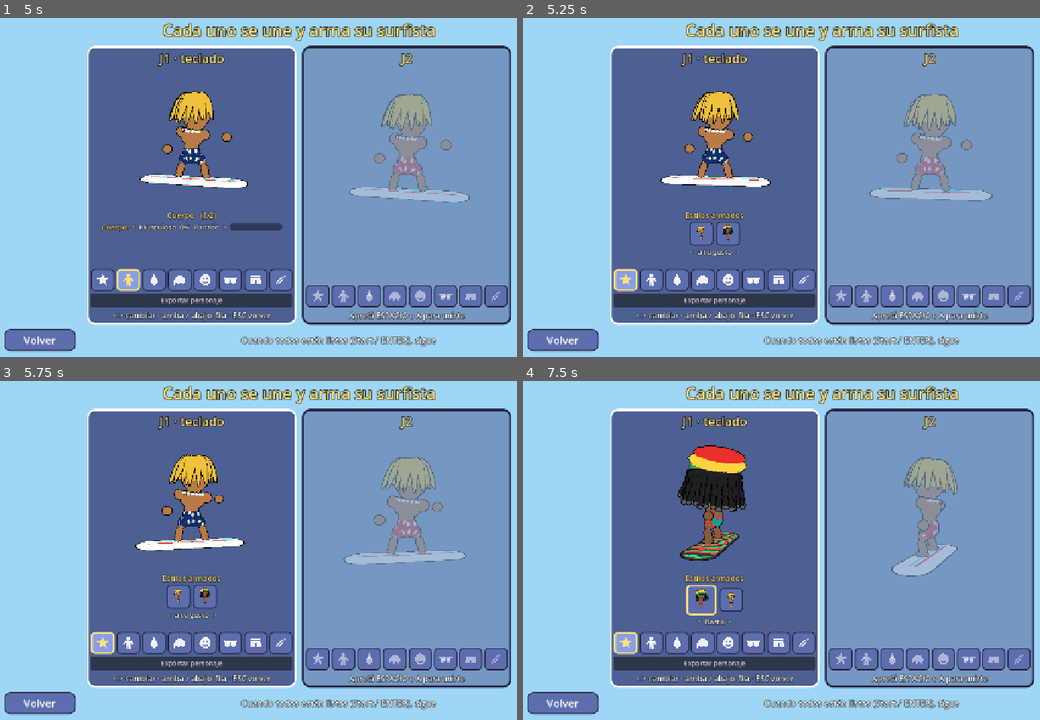
Above: before the commit, frames 1-4 (two rows, left to right).
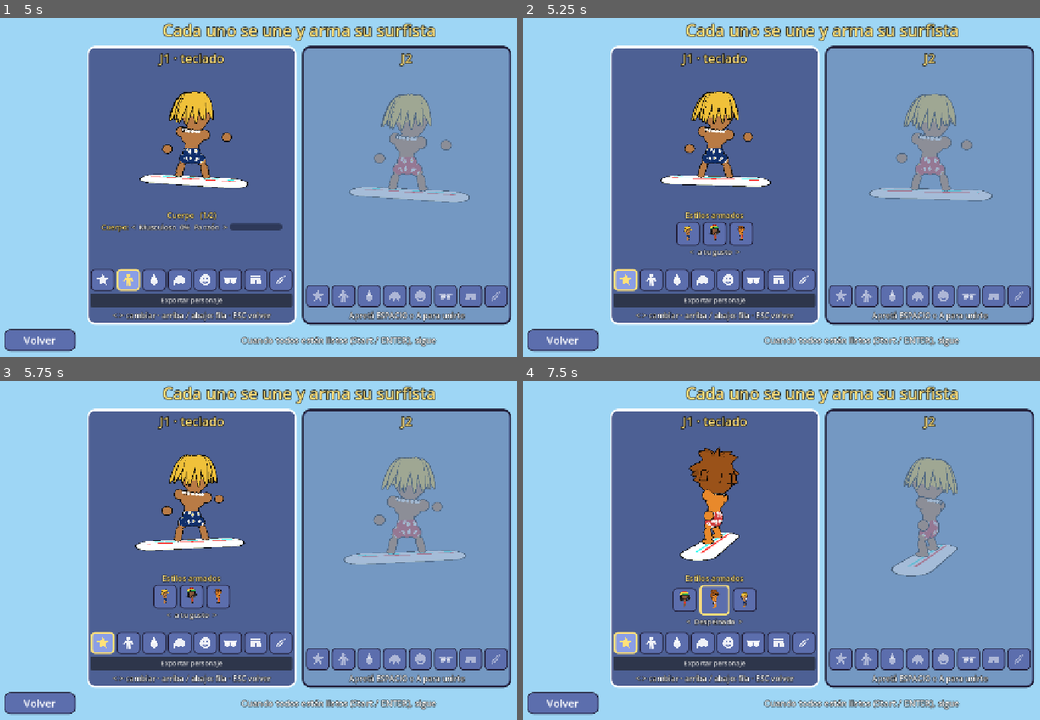
Above: after the commit, the same moments.

Repository: asimplesurfer/simplesurf
Game: Godot game, scene res://ui/menus/character_select.tscn
The game is run twice, just before and just after one commit, with the same random seed, the same clock (stepped at 60 frames per second) and the same inputs. Sound files missing from this copy of the repository are replaced by a short silence.
Inputs (mouse positions are in pixels of both pictures, inside the frame that each line leads up to):
- Up to frame 1 (5 s): click "JUGAR" at 0.5 s; click "<" at 1.25 s; click ">" at 2 s; click "¡Vamos!" at 2.75 s; tap Enter at 3.5 s; move the mouse to (434, 167) at 3.52 s; hold D (p1_right) 3.53-4.25 s; hold Space (p1_a) 3.53-4.25 s; click (434, 167) at 3.67 s; drag from (175, 201) to (268, 255) at 4.27 s
- Up to frame 2 (5.25 s): click (626, 279) at 5.02 s
- Up to frame 3 (5.75 s): no input
- Up to frame 4 (7.5 s): move the mouse to (884, 472) at 5.77 s; hold D (p1_right) 5.78-6.5 s; tap Shift (p1_drift) at 5.85 s; drag from (791, 618) to (641, 496) at 6.52 s; move the mouse to (1003, 601) at 7.27 s; hold A (p1_left) from 7.28 s (still down); tap T (p1_storm) at 7.35 s

Frame 1 is identical in both runs. In frame 2, 0.6% of the frame differs, in the area x 29-45%, y 60-67%; in frame 3, 0.6%; in frame 4, 3.8%, in the area x 28-46%, y 18-73%.

Commit message:
Personalización (en progreso): piel bronceada, pelo caramelo, despeinado, anteojos envolventes, dientes en cordón blanco, flores grandes y cordón del short
Primer intento de piezas para el estilo "Despeinado". El pelo y los
anteojos todavía no se parecen al dibujo de referencia: se van a rehacer
con formas calcadas o modelos.

Co-Authored-By: Claude Opus 5.5 <noreply@anthropic.com>
Claude-Session: https://claude.ai/code/session_0158oNfK7XFXQhYVUiWF995y

Diff:
--- a/characters/avatar_features.gd
+++ b/characters/avatar_features.gd
@@ -23,6 +23,8 @@
 ## Aros de anteojos (fino y grueso).
 var _ring: TorusMesh
 var _ring_thick: TorusMesh
+## Mechón: una hoja que se afina hasta la punta y se curva hacia +X.
+var _lock: ArrayMesh
 var _materials: Dictionary = {}
 ## Raíz del personaje (la pone SurferKit): el contorno se mide ahí, así tiene
 ## el mismo grosor que el del cuerpo aunque la cabeza esté agrandada.
@@ -41,7 +43,7 @@
 ## Transformación extra para las piezas (agrandar el sombrero sobre pelos grandes).
 var _extra_xf := Transform3D.IDENTITY
 ## Pelos voluminosos: el sombrero va más grande y más arriba (si no, lo tapan).
-const BIG_HAIR := [2, 3, 4, 5, 12, 13, 14]
+const BIG_HAIR := [2, 3, 4, 5, 12, 13, 14, 15]
 ## Rastas (peinado 14).
 const DREADS := 14
 ## Ancho y fondo del pecho (para el collar).
@@ -73,6 +75,7 @@
 	_ring.outer_radius = 1.0
 	_ring.rings = 20
 	_ring.ring_segments = 6
+	_lock = _make_lock()
 	_ring_thick = TorusMesh.new()
 	_ring_thick.inner_radius = 0.7
 	_ring_thick.outer_radius = 1.0
@@ -164,6 +167,14 @@
 		7:
 			# Cuentas rasta: rojo, amarillo y verde.
 			_necklace(24, 0.045, [Color("#e8302a"), Color("#ffd23f"), Color("#2fa84f")])
+		9:
+			# Cordón blanco ajustado y dos dientes de tiburón en el medio.
+			_necklace(40, 0.02, [WHITE])
+			for side in [-1.0, 1.0]:
+				var a: float = side * 0.17
+				var pos := _neck_at(a) + Vector3(0.0, -0.055, 0.015)
+				_piece(_cone, pos + Vector3(0.0, -0.02, 0.0), Vector3(0.04, 0.08, 0.02), WHITE, true,
+					Basis(Vector3.UP, a) * Basis(Vector3.RIGHT, PI - 0.25) * Basis(Vector3.BACK, side * 0.35))
 		8:
 			# Paz y amor: cordón de cuero y el símbolo de la paz.
 			_necklace(34, 0.02, [Color("#7a4a24")])
@@ -180,11 +191,35 @@
 	_commit()
 
 
+## Altura y fondo del moño del short (en radios de la cadera).
+const TIE_HEIGHT := 0.75
+const TIE_DEPTH := 1.0
 ## Cadera: el estampado del short ya no se arma con piezas (se pinta en la
 ## tela, ver shorts_pattern.gdshader); queda el grupo por si se agrega algo.
-func build_hips(group: Node3D, _data: CharacterData, _radii: Vector3) -> void:
+func build_hips(group: Node3D, data: CharacterData, radii: Vector3) -> void:
 	_begin(group)
+	var tie := data.get_option("shorts_tie")
+	if tie > 0:
+		var color := WHITE
+		if tie == 2:
+			color = BLACK
+		elif tie == 3:
+			color = data.accent("shorts_pattern_color")
+		_shorts_tie(radii, color)
 	_commit()
+
+
+## Cordón del short: un moño adelante, arriba, con las dos puntas colgando.
+func _shorts_tie(radii: Vector3, color: Color) -> void:
+	var c := Vector3(0.0, radii.y * TIE_HEIGHT, radii.z * TIE_DEPTH)
+	_piece(_sphere, c, Vector3(0.022, 0.022, 0.016), color, true)
+	for side in [-1.0, 1.0]:
+		# Las dos orejas del moño.
+		_piece(_sphere, c + Vector3(side * 0.04, 0.005, 0.0), Vector3(0.04, 0.02, 0.012), color, true,
+			Basis(Vector3.BACK, side * 0.25))
+		# Las puntas, cayendo un poco abiertas.
+		_piece(_sphere, c + Vector3(side * 0.022, -0.065, 0.006), Vector3(0.012, 0.06, 0.01), color, true,
+			Basis(Vector3.BACK, side * 0.22))
 
 
 # ---------------------------------------------------------------- cabeza
@@ -348,6 +383,27 @@
 			for side in [-1.0, 1.0]:
 				_piece(_sphere, Vector3(side * 0.44, 0.12, 0.12), Vector3(0.012, 0.012, 0.18), frame, false,
 					Basis(Vector3.UP, side * 0.35))
+		13:
+			# Envolventes: un solo vidrio azul espejado que rodea la cara, con
+			# brillos celestes en diagonal y patillas negras.
+			var lens := Color("#2c58c9")
+			var top := Color("#1d2f7a")
+			for side in [-1.0, 1.0]:
+				var c := _eye_pos(side) + Vector3(side * 0.02, 0.0, 0.03)
+				var n := (c - Vector3(0.0, 0.1, 0.0)) * Vector3(1.0, 0.0, 1.0)
+				var turn := Basis(Vector3.UP, atan2(n.x, n.z))
+				_piece(_sphere, c, Vector3(0.17, 0.085, 0.045), lens, true, turn * Basis(Vector3.BACK, side * -0.1))
+				# Franja de arriba más oscura (degradé).
+				_piece(_sphere, c + Vector3(0.0, 0.04, 0.02), Vector3(0.13, 0.025, 0.03), top, false, turn)
+				# Brillos.
+				for j in 2:
+					_piece(_sphere, c + Vector3(-0.03 + j * 0.06, -0.005, 0.045), Vector3(0.012, 0.06 - j * 0.02, 0.01),
+						Color("#bfe3ff"), false, turn * Basis(Vector3.BACK, -0.6))
+				# Patilla hacia la oreja.
+				_piece(_sphere, Vector3(side * 0.45, 0.13, 0.1), Vector3(0.014, 0.016, 0.2), BLACK, false,
+					Basis(Vector3.UP, side * 0.35))
+			# Puente: une los dos lados (un solo vidrio).
+			_piece(_sphere, _face(0.0, 0.13, 0.07), Vector3(0.12, 0.06, 0.03), lens, true)
 		10:
 			# Snorkel: antiparras de buceo y el tubo al costado.
 			_piece(_sphere, _face(0.0, 0.1, 0.06), Vector3(0.38, 0.17, 0.05), Color("#2fbfb0"))
@@ -535,10 +591,12 @@
 			# Rastas: tiras gruesas con nudos que cuelgan alrededor de la cabeza
 			# (la raíz y el volumen van en _dread_roots, fijos a la cabeza).
 			_dread_strands(hair)
+		15:
+			_shaggy(hair)
 
 
 ## Anteojos oscuros: detrás no se ven los ojos.
-const OPAQUE_GLASSES := [1, 5, 6, 7, 8, 10, 11, 12]
+const OPAQUE_GLASSES := [1, 5, 6, 7, 8, 10, 11, 12, 13]
 ## Rojo, amarillo y verde (de arriba a abajo).
 const RASTA := [Color("#e8302a"), Color("#ffd23f"), Color("#2fa84f")]
 
@@ -721,6 +779,102 @@
 		i += 1
 
 
+## Despeinado: mucho volumen, mechones en punta para todos lados (arriba y a
+## los costados) y un flequillo de puntas que cae hasta los anteojos.
+func _shaggy(hair: Color) -> void:
+	var dark := hair.darkened(0.12)
+	var vol := Vector3(0.6, 0.5, 0.54)
+	var center := Vector3(0.0, 0.26, -0.05)
+	# Volumen: más ancho que la cabeza, y atrás hasta la nuca.
+	_piece(_sphere, center, vol, hair)
+	_piece(_sphere, Vector3(0.0, -0.02, -0.2), Vector3(0.56, 0.46, 0.38), hair)
+	# Arriba: mechones anchos que se levantan y se doblan hacia afuera.
+	for k in 7:
+		var a := lerpf(-1.25, 1.25, k / 6.0)
+		var d := Vector3(sin(a) * 0.6, 0.9, -0.15 + 0.25 * cos(a * 1.3)).normalized()
+		var root := center + _on_ellipsoid(vol, d, -0.08)
+		var out := Vector3(sin(a), 0.0, -0.3).normalized()
+		_lock_piece(root, d + out * 0.55, 0.36 + 0.06 * absf(cos(k * 1.7)), 0.26,
+			out + Vector3(0.0, -0.3, 0.0), dark if k % 3 == 1 else hair)
+	# Atrás: caen hacia la nuca, abiertos.
+	for k in 5:
+		var a := lerpf(-1.0, 1.0, k / 4.0)
+		var root := Vector3(sin(a) * 0.4, 0.15, -0.38 - 0.05 * cos(a))
+		var dir := Vector3(sin(a) * 0.5, -1.0, -0.45)
+		_lock_piece(root, dir, 0.36, 0.26, Vector3(sin(a), 0.4, -0.3), hair)
+	# Costados: a la altura de las orejas, hacia afuera y abajo, con la punta
+	# que se levanta (como en el dibujo).
+	for side in [-1.0, 1.0]:
+		for k in 3:
+			var root := Vector3(side * (0.42 - k * 0.03), 0.32 - k * 0.15, 0.0 - k * 0.07)
+			var dir := Vector3(side * 0.9, -0.45 - k * 0.2, 0.05)
+			_lock_piece(root, dir, 0.4 - k * 0.04, 0.26, Vector3(0.0, 1.0, 0.1),
+				dark if k == 1 else hair)
+	# Flequillo: mechones que caen sobre la frente hasta los anteojos, con la
+	# punta para un costado.
+	for k in 5:
+		var x := lerpf(-0.32, 0.32, k / 4.0)
+		var y0 := 0.42
+		var front := vol.z * sqrt(maxf(0.0, 1.0 - pow(x / vol.x, 2.0) - pow((y0 - center.y) / vol.y, 2.0))) \
+			+ center.z
+		var root := Vector3(x, y0, maxf(front, _face(x, y0).z) - 0.04)
+		var lean := x * 0.8 + 0.15 * sin(k * 2.3)
+		var len := 0.32 + 0.05 * (1.0 - absf(x) / 0.32)
+		_lock_piece(root, Vector3(lean, -1.0, 0.35), len, 0.2,
+			Vector3(1.0 if (k % 2 == 0) == (x < 0.0) else -1.0, 0.0, 0.0), hair)
+
+
+## Malla del mechón: de y = -1 (raíz, ancha) a y = 1 (punta), chata (de
+## frente es ancha y de costado finita) y curvada hacia +X al final, como los
+## mechones de pelo de dibujo animado.
+static func _make_lock() -> ArrayMesh:
+	var st := SurfaceTool.new()
+	st.begin(Mesh.PRIMITIVE_TRIANGLES)
+	var rings := 7
+	var sides := 8
+	var pts := []
+	for i in rings + 1:
+		var t := i / float(rings)
+		# Ancho: redondeado en la raíz y afinándose hasta la punta.
+		var r := sin(minf(t * 3.0, 1.0) * PI * 0.5) * 0.5 + 0.5
+		r *= pow(1.0 - t, 0.9)
+		var center := Vector3(0.55 * t * t, -1.0 + 2.0 * t, 0.0)
+		var ring := []
+		for j in sides:
+			var a := j * TAU / sides
+			ring.append(center + Vector3(cos(a) * r, 0.0, sin(a) * r * 0.32))
+		pts.append(ring)
+	for i in rings:
+		for j in sides:
+			var a: Vector3 = pts[i][j]
+			var b: Vector3 = pts[i][(j + 1) % sides]
+			var c: Vector3 = pts[i + 1][j]
+			var d: Vector3 = pts[i + 1][(j + 1) % sides]
+			for v in [a, b, c, b, d, c]:
+				st.add_vertex(v)
+	# Tapa de la raíz.
+	var base := Vector3(0.0, -1.0, 0.0)
+	for j in sides:
+		st.add_vertex(base)
+		st.add_vertex(pts[0][(j + 1) % sides])
+		st.add_vertex(pts[0][j])
+	st.index()
+	st.generate_normals()
+	return st.commit()
+
+
+## Un mechón desde `root` hacia `dir`, de largo `len` y ancho `width`; la
+## punta se curva hacia `bend`. Lo ancho del mechón mira hacia `face`.
+func _lock_piece(root: Vector3, dir: Vector3, len: float, width: float, bend: Vector3, color: Color) -> void:
+	var y := dir.normalized()
+	var x := bend - y * bend.dot(y)
+	if x.length() < 0.001:
+		x = y.cross(Vector3.FORWARD if absf(y.z) < 0.9 else Vector3.RIGHT)
+	x = x.normalized()
+	var z := x.cross(y)
+	_piece(_lock, root + y * len * 0.5, Vector3(width, len * 0.5, width), color, true, Basis(x, y, z))
+
+
 ## Pelo corto pegado a la cabeza (deja la cara a la vista).
 func _cap(hair: Color) -> void:
 	_piece(_sphere, Vector3(0.0, 0.2, -0.07), Vector3(0.54, 0.38, 0.5), hair)
@@ -807,7 +961,11 @@
 
 func _source_for(mesh: Mesh) -> Dictionary:
 	if not _source.has(mesh):
-		var arrays: Array = (mesh as PrimitiveMesh).get_mesh_arrays()
+		var arrays: Array
+		if mesh is PrimitiveMesh:
+			arrays = (mesh as PrimitiveMesh).get_mesh_arrays()
+		else:
+			arrays = mesh.surface_get_arrays(0)
 		_source[mesh] = {
 			"verts": arrays[Mesh.ARRAY_VERTEX],
 			"normals": arrays[Mesh.ARRAY_NORMAL],
--- a/characters/character_data.gd
+++ b/characters/character_data.gd
@@ -16,10 +16,11 @@
 	Color("#7bd16a"),
 	Color("#8fb8ff"),
 	Color("#b58be0"),
+	Color("#e8892c"),
 ]
 const SKIN_NAMES := [
 	"Clara", "Trigueña", "Morena", "Canela", "Oscura",
-	"Insolado", "Zombi", "Alien verde", "Alien azul", "Violeta",
+	"Insolado", "Zombi", "Alien verde", "Alien azul", "Violeta", "Bronceado",
 ]
 const SHORTS_COLORS := [
 	Color("#14306b"),
@@ -35,8 +36,10 @@
 const SHORTS_NAMES := ["Azul", "Rojo", "Amarillo", "Turquesa", "Violeta", "Negro", "Rosa", "Verde", "Blanco"]
 const SHORTS_PATTERNS := [
 	"Liso", "Flores", "Lunares", "Rayas", "Hawaiano", "Tie-dye", "Tres franjas", "Cuadros", "Olas",
-	"Rayas verticales", "Estrellas", "Llamas", "Camuflaje", "Zigzag",
-]
+	"Rayas verticales", "Estrellas", "Llamas", "Camuflaje", "Zigzag", "Flores grandes",
+]
+## Cordón del short (atado con moño adelante).
+const SHORTS_TIES := ["Sin cordón", "Cordón blanco", "Cordón negro", "Cordón del estampado"]
 const BOARD_COLORS := [
 	Color("#fff1c9"),
 	Color(1.0, 0.86, 0.3),
@@ -86,7 +89,7 @@
 ]
 const HAIR_STYLES := [
 	"Pelado", "Rapado", "Melena surfer", "Rulos", "Cresta", "Pinchos", "Moño", "Peluquín",
-	"Pelo largo", "Colita", "Dos colitas", "Carré", "Afro", "Rodetes", "Rastas",
+	"Pelo largo", "Colita", "Dos colitas", "Carré", "Afro", "Rodetes", "Rastas", "Despeinado",
 ]
 const HAIR_COLORS := [
 	Color("#f0c13a"),
@@ -97,8 +100,9 @@
 	Color("#ff7ac2"),
 	Color("#3fd16a"),
 	Color("#3b7bff"),
-]
-const HAIR_COLOR_NAMES := ["Rubio", "Castaño", "Negro", "Colorado", "Canoso", "Rosa", "Verde", "Azul"]
+	Color("#9a521c"),
+]
+const HAIR_COLOR_NAMES := ["Rubio", "Castaño", "Negro", "Colorado", "Canoso", "Rosa", "Verde", "Azul", "Caramelo"]
 const EYES := [
 	"Puntitos", "Saltones", "Bizcos", "Dormidos", "Desparejos",
 	"Con pestañas", "Brillosos", "Felices", "Guiño", "Enojados",
@@ -106,7 +110,7 @@
 const GLASSES := [
 	"Ninguno", "De sol", "Antiparras", "Redondos", "Monóculo",
 	"Aviador", "Corazones", "Estrellas", "Visera", "Parche pirata", "Snorkel", "Redondos de sol",
-	"Lentes de color",
+	"Lentes de color", "Envolventes",
 ]
 const NOSES := ["Ninguna", "Botón", "Narigón", "De payaso", "Larga"]
 const MOUTHS := [
@@ -119,7 +123,7 @@
 const EARS := ["Sin orejas", "Normales", "Grandes", "Dumbo"]
 const NECKLACES := [
 	"Nada", "Perlas", "Collar de flores", "Cadena de oro", "Dientes de tiburón", "Silbato", "Caracol",
-	"Cuentas rasta", "Paz y amor",
+	"Cuentas rasta", "Paz y amor", "Dientes en cordón blanco",
 ]
 ## Sombreros y gorros (de playa y de mar).
 const HATS := [
@@ -133,7 +137,7 @@
 const TOPS := ["Nada", "Bikini", "Musculosa"]
 
 ## Estilos armados (el primero es el surfista original del modelo 3D).
-const PRESET_NAMES := ["Surfista rubio", "Rasta"]
+const PRESET_NAMES := ["Surfista rubio", "Rasta", "Despeinado"]
 const PRESETS := [
 	{"weight": 0.0, "skin": 2, "head": 0, "hair": 2, "hair_color": 0,
 		"eyes": 0, "glasses": 1, "nose": 0, "mouth": 2, "extra": 0, "ears": 0, "neck": 1, "shorts": 0,
@@ -142,6 +146,10 @@
 		"eyes": 3, "glasses": 0, "hair": 14, "hair_color": 2, "hat": 9, "hat_color": 1, "head": 1, "mouth": 5,
 		"neck": 4, "nose": 0, "shorts": 3, "shorts_pattern": 8, "shorts_pattern_color": 0,
 		"shorts_pattern_color2": 3, "skin": 3, "top": 0, "weight": 0.2},
+	{"weight": 0.0, "skin": 10, "head": 0, "hair": 15, "hair_color": 8, "eyes": 0, "glasses": 13, "nose": 0,
+		"mouth": 2, "extra": 0, "ears": 0, "neck": 9, "hat": 0, "top": 0, "shorts": 1, "shorts_pattern": 14,
+		"shorts_pattern_color": 9, "shorts_tie": 1, "board": 0, "board_design": 1, "board_design_color": 0,
+		"board_design_color2": 4},
 ]
 
 ## Barra de cuerpo (0..1): 0 = musculoso ... 0.5 = normal ... 1 = panzón.
@@ -172,6 +180,7 @@
 @export var shorts_pattern_color2_index: int = 2
 @export var board_design_color_index: int = 0
 @export var board_design_color2_index: int = 4
+@export var shorts_tie_index: int = 0
 
 ## Nombre del campo -> [propiedad, lista de opciones] (para el menú y el guardado).
 ## Barras: nombre -> propiedad.
@@ -195,6 +204,7 @@
 	"shorts_pattern": ["shorts_pattern_index", SHORTS_PATTERNS],
 	"shorts_pattern_color": ["shorts_pattern_color_index", ACCENT_NAMES],
 	"shorts_pattern_color2": ["shorts_pattern_color2_index", ACCENT_NAMES],
+	"shorts_tie": ["shorts_tie_index", SHORTS_TIES],
 	"board": ["board_index", BOARD_NAMES],
 	"board_design": ["board_design_index", BOARD_DESIGNS],
 	"board_design_color": ["board_design_color_index", ACCENT_NAMES],
--- a/characters/shorts_pattern.gdshader
+++ b/characters/shorts_pattern.gdshader
@@ -153,6 +153,18 @@
 		float b = fract(w * 0.5);
 		if (b < 0.2) col = color1;
 		else if (b > 0.42 && b < 0.56) col = color2;
+	} else if (pattern == 14) {
+		// Flores grandes (tipo frangipani): cinco pétalos redondos separados
+		// por rayitas del color del short, alternadas.
+		vec2 c = vec2(u * 0.5, v * 0.5);
+		if (mod(floor(c.y), 2.0) > 0.5) c.x += 0.5;
+		vec2 id = floor(c);
+		vec2 h = hash2(cell_id(id, ring * 0.5));
+		vec2 q = fract(c) - (0.5 + (h - 0.5) * 0.16);
+		float a = atan(q.y, q.x) + h.x * 6.28;
+		float petal = 0.44 * (0.55 + 0.45 * abs(cos(a * 2.5)));
+		float gap = abs(sin(a * 2.5)) * length(q);
+		if (length(q) < petal && !(gap < 0.025 && length(q) > 0.06)) col = color1;
 	}
 	ALBEDO = col;
 }
--- a/tests/suites/test_characters.gd
+++ b/tests/suites/test_characters.gd
@@ -185,6 +185,28 @@
 	rasta.apply_preset(CharacterData.PRESET_NAMES.find("Rasta"))
 	_check(rasta.get_option("hair") == AvatarFeatures.DREADS and rasta.get_option("hat") == 9,
 		"estilo Rasta: rastas y gorro rasta")
+	# Estilo Despeinado: arma sus piezas propias (pelo, anteojos, collar y
+	# cordón del short), cada una con piezas en su grupo.
+	var shaggy := CharacterData.new()
+	shaggy.apply_preset(CharacterData.PRESET_NAMES.find("Despeinado"))
+	_check(shaggy.option_name("hair") == "Despeinado" and shaggy.option_name("glasses") == "Envolventes"
+		and shaggy.option_name("shorts_tie") == "Cordón blanco", "estilo Despeinado: pelo, anteojos y cordón")
+	var groups := {}
+	for g in ["head", "hair", "chest", "hips"]:
+		groups[g] = Node3D.new()
+	var feats := AvatarFeatures.new()
+	feats.build_head(groups.head, groups.hair, shaggy, shaggy.skin_color())
+	feats.build_chest(groups.chest, shaggy, SurferKit.CHEST_RADII)
+	feats.build_hips(groups.hips, shaggy, SurferKit.HIPS_RADII)
+	_check(int(groups.hair.get_meta("pieces", 0)) > 20, "despeinado: muchos mechones")
+	_check(int(groups.hips.get_meta("pieces", 0)) >= 5, "el cordón del short se arma (moño y puntas)")
+	var plain := CharacterData.new()
+	var plain_hips := Node3D.new()
+	feats.build_hips(plain_hips, plain, SurferKit.HIPS_RADII)
+	_check(int(plain_hips.get_meta("pieces", 0)) == 0, "sin cordón no se arma nada en el short")
+	for g in groups.values():
+		(g as Node3D).free()
+	plain_hips.free()
 	# Exportar: el texto vuelve a dar el mismo personaje.
 	var rng := RandomNumberGenerator.new()
 	rng.seed = 11
--- a/ui/menus/character_select.gd
+++ b/ui/menus/character_select.gd
@@ -56,6 +56,7 @@
 		["Estampado", "option", "shorts_pattern", ThumbRenderer.Frame.HIPS],
 		["Color del estampado", "color", "shorts_pattern_color", 0],
 		["Segundo color", "color", "shorts_pattern_color2", 0],
+		["Cordón", "option", "shorts_tie", ThumbRenderer.Frame.HIPS],
 	],
 	"Tabla": [
 		["Color de la tabla", "color", "board", 0],
